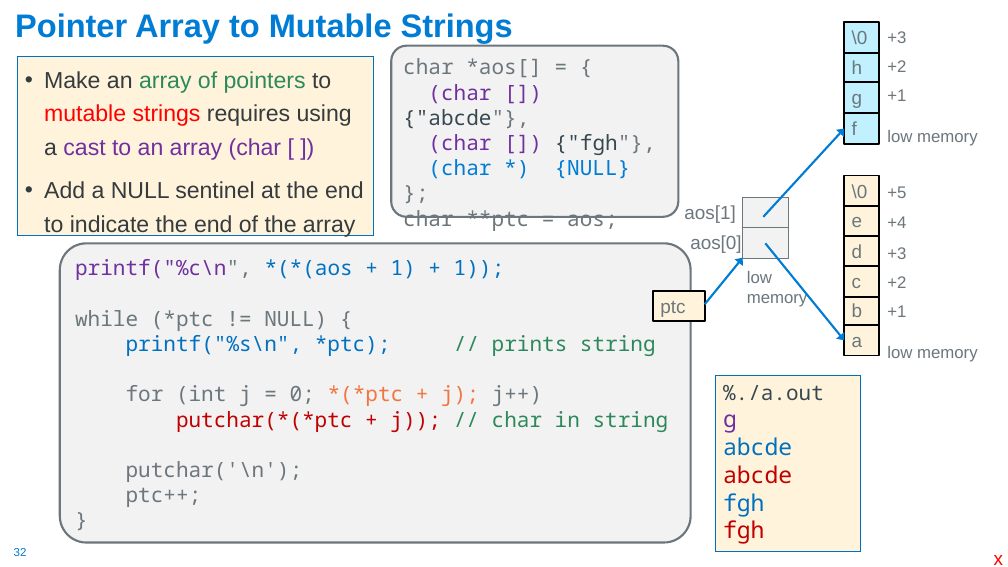
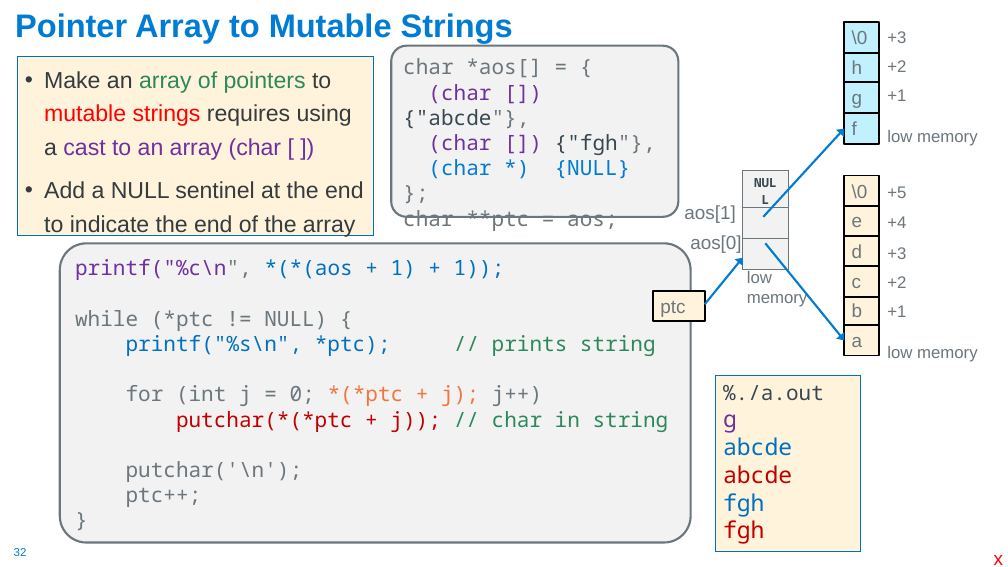
Before and after one commit to cse30-sp24/Muller-Slides, a slide deck: slide 32 of Lecture-7.pptx. Drawn at 1008x567 pixels with LibreOffice and Linux fonts; fonts in the diff are those of the drawing. Boxes give left, top, right and bottom in pixels: in the first picture for what was removed or moved away, otherwise in the second. Text is boxed around its words. In the diff, an @@ line names an element or a change of style, - is before the commit and + after.

```diff
--- a/Lecture-7.pptx
+++ b/Lecture-7.pptx
@@ table at (743, 170, 788, 262) @@
+row 1: NULL
@@ table: place and size @@
-table at (743, 197, 788, 259)
+table at (743, 170, 788, 262)
```
Also in this commit, not shown: 5 other slides changed, 14 slides removed, 1 other file.
